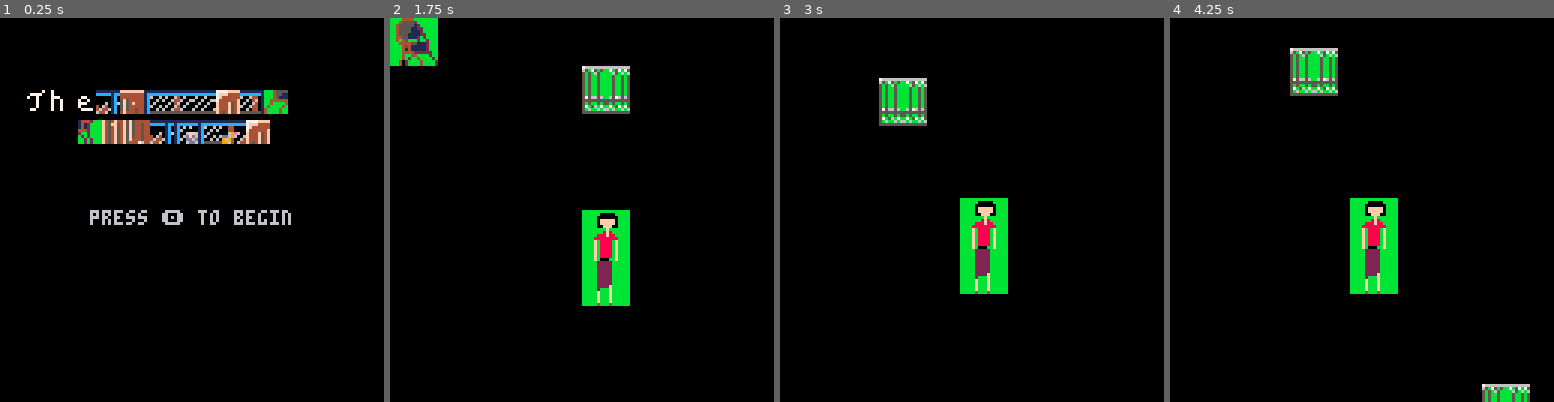
Above: before the commit, frames 1-4 (left to right).
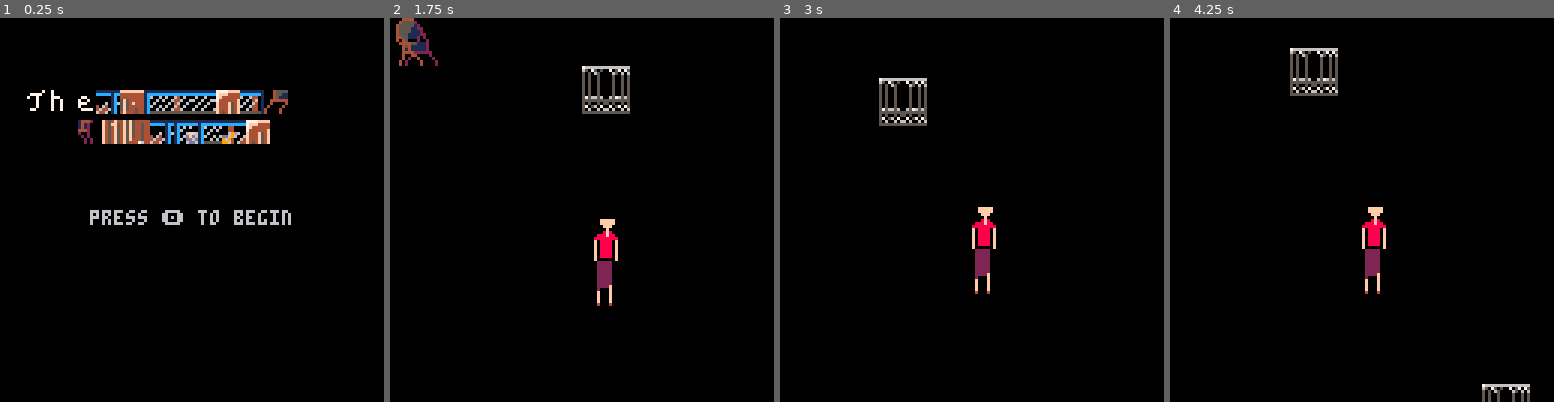
Above: after the commit, the same moments.

Repository: open-source-grilled-cheese/pacman-paris-undertale
Game: PICO-8 cartridge ggj.p8
The game is run twice, just before and just after one commit, with the same random seed, the same clock (stepped at 60 frames per second) and the same inputs.
Inputs:
- Up to frame 1 (0.25 s): no input
- Up to frame 2 (1.75 s): tap O (Z key) at 0.7, 1.7 s; hold Right from 1.6 s (still down)
- Up to frame 3 (3 s): release Right at 2.1 s; tap O (Z key) at 2.1, 2.5, 2.9 s; hold Up 2.15-2.42 s; hold Right from 2.47 s (still down)
- Up to frame 4 (4.25 s): release Right at 3.03 s; hold Left 3.08-3.58 s; tap O (Z key) at 3.3, 3.7, 4.1 s; hold Down 3.63-3.97 s; hold Right from 4.02 s (still down)

The runs differ from the first frame. In frame 1, 0.5% of the frame differs, in the area x 20-75%, y 18-33%; in frame 2, 3.7%, in the area x 0-63%, y 0-75%; in frame 3, 2.9%; in frame 4, 3.1%.

Commit message:
add spencer spritesheet

Diff:
--- a/ggj.p8
+++ b/ggj.p8
@@ -114,6 +114,8 @@
 	_update = _update_title
 	_draw = _draw_title
 	base = 91
+	palt(0, false)
+	palt(11, true)
 end
 
 -->8
Not shown, changed: 96 lines of the sprite sheet (__gfx__) section of ggj.p8
Not shown, added: spritesswells.png
